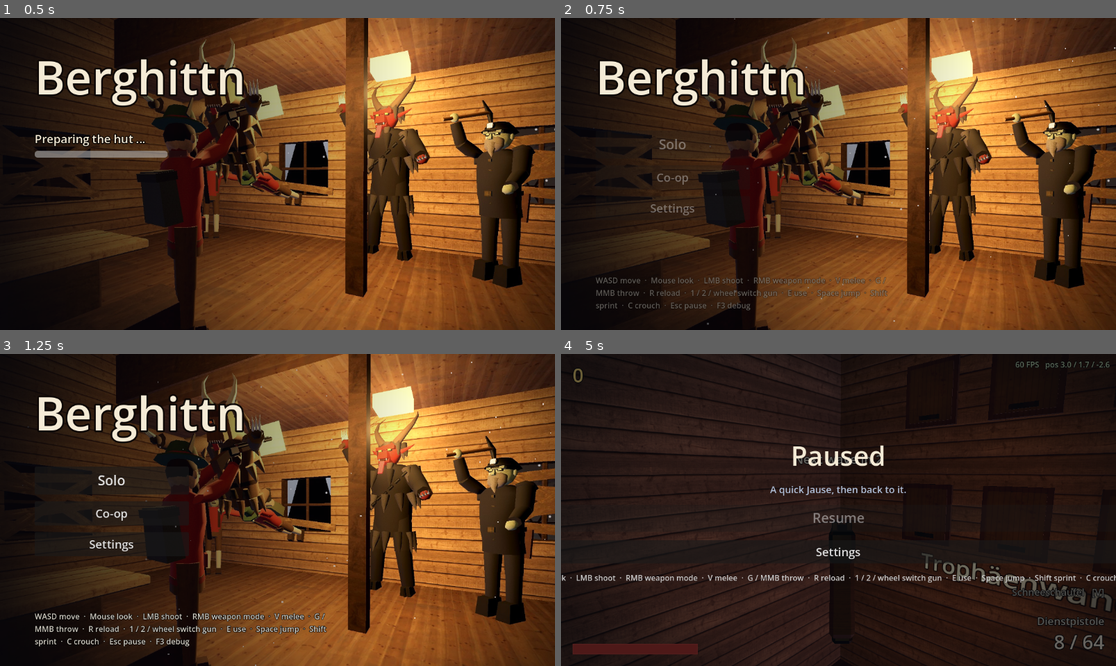
Above: before the commit, frames 1-4 (two rows, left to right).
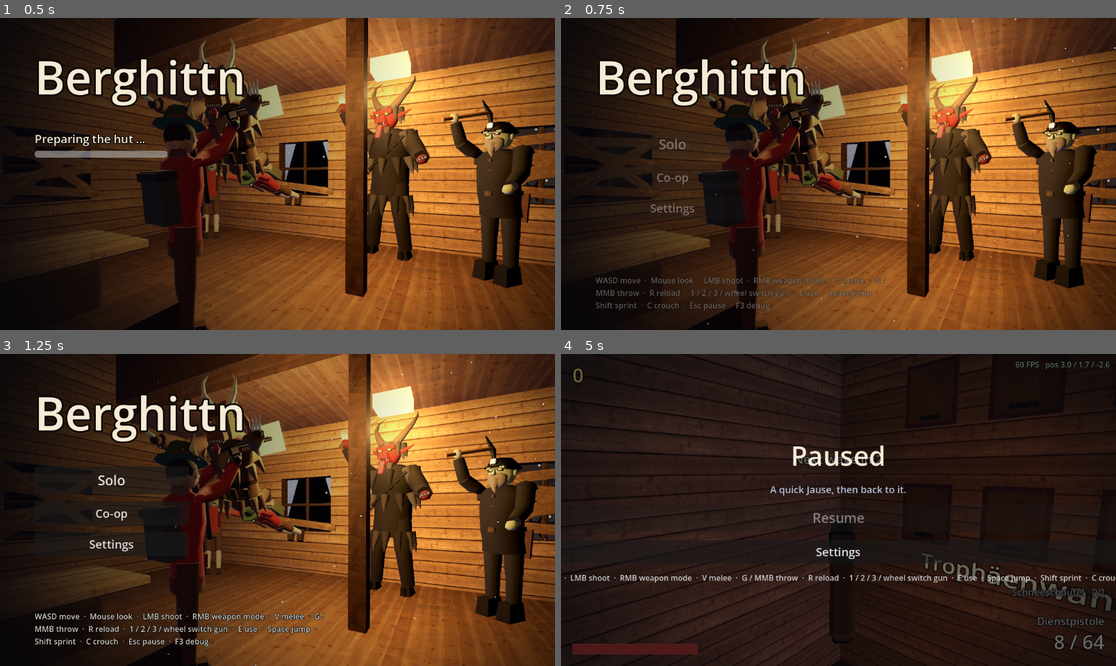
Above: after the commit, the same moments.

Repository: WiesnSims/Berghittn
Game: Godot game, scene res://scenes/main.tscn
The game is run twice, just before and just after one commit, with the same random seed, the same clock (stepped at 60 frames per second) and the same inputs.
Inputs (mouse positions are in pixels of both pictures, inside the frame that each line leads up to):
- Up to frame 1 (0.5 s): no input
- Up to frame 2 (0.75 s): move the mouse to (960, 158) at 0.52 s; hold D (move_right) from 0.53 s (still down); hold C (crouch) from 0.53 s (still down)
- Up to frame 3 (1.25 s): keep holding D (move_right); keep holding C (crouch); tap Space (jump) at 0.77, 1.07 s; click (399, 494) at 0.8 s
- Up to frame 4 (5 s): release D (move_right) at 1.25 s; release C (crouch) at 1.25 s; click "Solo" at 1.25 s; move the mouse to (810, 510) at 2.02 s; hold W (move_forward) from 2.03 s (still down); click (810, 510) at 2.1 s; tap Space (jump) at 2.27, 2.57, 3.77, 4.07, 4.52, 4.82 s; tap E (interact) at 2.3 s; move the mouse to (849, 503) at 2.77 s; hold E (interact) 2.78-3.53 s; tap V (melee) at 3.05, 3.6 s; move the mouse to (832, 516) at 3.52 s; right-click (832, 516) at 3.8 s; move the mouse to (877, 513) at 4.27 s; hold Right mouse button (secondary) from 4.28 s (still down); tap Shift (sprint) at 4.55 s; tap Escape (pause) at 4.9 s

Frame 1 is identical in both runs. In frame 2, 0.6% of the frame differs, in the area x 6-59%, y 87-94%; in frame 3, 0.9%; in frame 4, 1.1%, in the area x 0-100%, y 70-74%.

Commit message:
Die Kraxn: a third gun slot for 2500, hanging in the Matratzenlager (#95)
Bought once per match and never lost. Key 3 takes the third gun, and the
mouse wheel now steps back as well. In co-op the others see the Kraxn on
the hiker's back with the guns not in hand strapped to it.

Co-Authored-By: Claude Opus 5.5 <noreply@anthropic.com>

Diff:
--- a/data/strings_de.tres
+++ b/data/strings_de.tres
@@ -4,7 +4,7 @@
 locale = "de"
 messages = {
 [&"", &"UI_TITLE"]: [&"Berghittn"],
-[&"", &"UI_CONTROLS"]: [&"WASD gehen  ·  Maus schauen  ·  LMT schießen  ·  RMT Waffenmodus  ·  V Nahkampf  ·  G / MMT werfen  ·  R nachladen  ·  1 / 2 / Mausrad Waffe wechseln  ·  E benutzen  ·  Leertaste springen  ·  Shift sprinten  ·  C ducken  ·  Esc Pause  ·  F3 Debug"],
+[&"", &"UI_CONTROLS"]: [&"WASD gehen  ·  Maus schauen  ·  LMT schießen  ·  RMT Waffenmodus  ·  V Nahkampf  ·  G / MMT werfen  ·  R nachladen  ·  1 / 2 / 3 / Mausrad Waffe wechseln  ·  E benutzen  ·  Leertaste springen  ·  Shift sprinten  ·  C ducken  ·  Esc Pause  ·  F3 Debug"],
 [&"", &"UI_PAUSE_TITLE"]: [&"Pause"],
 [&"", &"UI_PAUSE_HINT"]: [&"A kurze Jausn, dann geht's weida."],
 [&"", &"UI_RESUME"]: [&"Weiter"],
@@ -254,5 +254,8 @@
 [&"", &"UI_DENGEL_NEED"]: [&"%s dengeln: %d Punkte nötig"],
 [&"", &"UI_DENGEL_COLD"]: [&"Die Esse is kalt bis Welle %d"],
 [&"", &"UI_DENGEL_WORKING"]: [&"Dei Waffe wird dengelt…"],
-[&"", &"UI_DENGEL_BUSY"]: [&"Da Schmied is beschäftigt"]
+[&"", &"UI_DENGEL_BUSY"]: [&"Da Schmied is beschäftigt"],
+[&"", &"UI_KRAXN"]: [&"E drücken: Kraxn umschnallen, für a dritte Waffe (%d)"],
+[&"", &"UI_KRAXN_NEED"]: [&"Kraxn: %d Punkte nötig"],
+[&"", &"EVENT_KRAXN"]: [&"Jetzt bist a richtiger Tragl!"]
 }
--- a/data/strings_en.tres
+++ b/data/strings_en.tres
@@ -4,7 +4,7 @@
 locale = "en"
 messages = {
 [&"", &"UI_TITLE"]: [&"Berghittn"],
-[&"", &"UI_CONTROLS"]: [&"WASD move  ·  Mouse look  ·  LMB shoot  ·  RMB weapon mode  ·  V melee  ·  G / MMB throw  ·  R reload  ·  1 / 2 / wheel switch gun  ·  E use  ·  Space jump  ·  Shift sprint  ·  C crouch  ·  Esc pause  ·  F3 debug"],
+[&"", &"UI_CONTROLS"]: [&"WASD move  ·  Mouse look  ·  LMB shoot  ·  RMB weapon mode  ·  V melee  ·  G / MMB throw  ·  R reload  ·  1 / 2 / 3 / wheel switch gun  ·  E use  ·  Space jump  ·  Shift sprint  ·  C crouch  ·  Esc pause  ·  F3 debug"],
 [&"", &"UI_PAUSE_TITLE"]: [&"Paused"],
 [&"", &"UI_PAUSE_HINT"]: [&"A quick Jause, then back to it."],
 [&"", &"UI_RESUME"]: [&"Resume"],
@@ -254,5 +254,8 @@
 [&"", &"UI_DENGEL_NEED"]: [&"Dengeln the %s: %d points needed"],
 [&"", &"UI_DENGEL_COLD"]: [&"The forge is cold until wave %d"],
 [&"", &"UI_DENGEL_WORKING"]: [&"Your weapon is being dengelt…"],
-[&"", &"UI_DENGEL_BUSY"]: [&"The Schmied is busy"]
+[&"", &"UI_DENGEL_BUSY"]: [&"The Schmied is busy"],
+[&"", &"UI_KRAXN"]: [&"Press E to strap on the Kraxn: a third gun (%d)"],
+[&"", &"UI_KRAXN_NEED"]: [&"Kraxn: %d points needed"],
+[&"", &"EVENT_KRAXN"]: [&"Jetzt bist a richtiger Tragl!"]
 }
--- a/project.godot
+++ b/project.godot
@@ -90,6 +90,10 @@
 "deadzone": 0.2,
 "events": [Object(InputEventKey,"physical_keycode":50)]
 }
+weapon_slot_3={
+"deadzone": 0.2,
+"events": [Object(InputEventKey,"physical_keycode":51)]
+}
 debug_points={
 "deadzone": 0.2,
 "events": [Object(InputEventKey,"physical_keycode":4194335)]
--- a/scenes/zones/lager.tscn
+++ b/scenes/zones/lager.tscn
@@ -11,6 +11,7 @@
 [ext_resource type="Material" path="res://assets/materials/linen.tres" id="tex_linen"]
 [ext_resource type="Material" path="res://assets/materials/wool_green.tres" id="tex_wool_green"]
 [ext_resource type="Material" path="res://assets/materials/wool_red.tres" id="tex_wool_red"]
+[ext_resource type="Script" path="res://scripts/zones/kraxn.gd" id="kraxn"]
 
 [sub_resource type="ArrayMesh" id="ArrayMesh_shy4f"]
 _surfaces = [{
@@ -325,6 +326,10 @@
 depth = 0.3
 material = ExtResource("1")
 
+[node name="Kraxn" type="Node3D" parent="."]
+transform = Transform3D(0, 0, -1, 0, 1, 0, 1, 0, 0, -10.95, 3.5, -9.3)
+script = ExtResource("kraxn")
+
 [node name="AmmoCrate" type="Node3D" parent="." unique_id=1820843952 instance=ExtResource("9")]
 transform = Transform3D(0, 0, -1, 0, 1, 0, 1, 0, 0, -11, 3.5, -7.6)
 script = ExtResource("11_shy4f")
--- a/scripts/chest/huettentruhe.gd
+++ b/scripts/chest/huettentruhe.gd
@@ -114,7 +114,7 @@
 			if buyer != _buyer:
 				return ""
 			# A melee weapon goes into the melee slot, in place of the shovel: never a gun swap.
-			var key: String = "UI_CHEST_TAKE" if offer.is_melee or buyer.weapons.gun_count() < Constants.GUN_SLOTS else "UI_CHEST_SWAP"
+			var key: String = "UI_CHEST_TAKE" if offer.is_melee or buyer.weapons.has_free_slot() else "UI_CHEST_SWAP"
 			return tr(key) % tr(offer.display_name)
 	return ""
 
--- a/scripts/constants.gd
+++ b/scripts/constants.gd
@@ -233,6 +233,14 @@
 
 # Weapons: carried gun slots (section 6) and the time to draw a gun after switching or buying.
 const GUN_SLOTS: int = 2
+## Die Kraxn in the Matratzenlager (#95): one gun slot more, for this many points.
+const KRAXN_COST: int = 2500
+## How high its foot board hangs on the wall (m).
+const KRAXN_HOOK_HEIGHT: float = 0.45
+## Where a hiker carries it (m, from their feet; +Z is their back), and how big the guns strapped
+## to it are drawn.
+const HIKER_KRAXN_AT: Vector3 = Vector3(0.0, 0.62, 0.2)
+const HIKER_STOWED_SCALE: float = 1.1
 const WEAPON_SWITCH_TIME: float = 0.45
 # Seconds from the end of a sprint until the raised gun can fire again (section 5: slower aiming).
 const SPRINT_TO_FIRE_TIME: float = 0.2
--- a/scripts/net/coop_players.gd
+++ b/scripts/net/coop_players.gd
@@ -41,7 +41,8 @@
 	Net.roster_changed.connect(_sync_roster)
 	Events.wave_started.connect(_on_wave_started.unbind(2))
 	_player.life_changed.connect(_on_own_life_changed)
-	_player.weapons.weapon_changed.connect(func(data: WeaponData) -> void: _held.rpc(String(data.id) if data else ""))
+	_player.weapons.weapon_changed.connect(_send_held.unbind(1))
+	_player.weapons.slots_changed.connect(_send_held.unbind(1))
 	_player.weapons.acted.connect(_on_acted)
 	_player.equipment.threw.connect(_on_threw)
 	_player.perks.triggered.connect(_on_perk)
@@ -278,16 +279,36 @@
 
 @rpc("any_peer", "call_remote", "reliable")
 func _ask_held() -> void:
-	var weapon: WeaponData = _player.weapons.weapon
-	_held.rpc_id(multiplayer.get_remote_sender_id(), String(weapon.id) if weapon else "")
-
-
-@rpc("any_peer", "call_remote", "reliable")
-func _held(weapon_id: String) -> void:
+	_send_held(multiplayer.get_remote_sender_id())
+
+
+## What our hiker carries, to everyone (or to `peer`): the gun in hand, and with the Kraxn (#95) the
+## Kraxn and the guns strapped to it (the others carried).
+func _send_held(peer: int = 0) -> void:
+	var weapons: WeaponHolder = _player.weapons
+	var stowed := PackedStringArray()
+	for data: WeaponData in weapons.stowed():
+		stowed.append(String(data.id))
+	var held: String = String(weapons.weapon.id) if weapons.weapon else ""
+	if peer == 0:
+		_held.rpc(held, weapons.has_kraxn(), ",".join(stowed))
+	else:
+		_held.rpc_id(peer, held, weapons.has_kraxn(), ",".join(stowed))
+
+
+@rpc("any_peer", "call_remote", "reliable")
+func _held(weapon_id: String, kraxn: bool, stowed_ids: String) -> void:
 	var remote: Remote = _remotes.get(multiplayer.get_remote_sender_id())
+	if remote == null:
+		return
 	# Empty hands ("" or anything that is not a gun): their gun is at the Dengelstock.
-	if remote:
-		remote.hiker.hold(_load(WEAPONS, weapon_id) as WeaponData)
+	remote.hiker.hold(_load(WEAPONS, weapon_id) as WeaponData)
+	var stowed: Array[WeaponData] = []
+	for id: String in stowed_ids.split(",", false).slice(0, Constants.GUN_SLOTS + 1):
+		var data := _load(WEAPONS, id) as WeaponData
+		if data:
+			stowed.append(data)
+	remote.hiker.carry(kraxn, stowed)
 
 
 ## Their gun went off (or their melee weapon swung, struck, or went into its held mode), from `aim`.
--- a/scripts/net/hiker.gd
+++ b/scripts/net/hiker.gd
@@ -31,6 +31,9 @@
 var _hands: Node3D
 var _gun: Node3D
 var _guns: Dictionary = {}
+# Die Kraxn on their back (#95), with the guns they carry but do not hold strapped to it.
+var _kraxn: Node3D
+var _stowed: Node3D
 
 
 func _ready() -> void:
@@ -95,6 +98,34 @@
 		_gun.visible = true
 
 
+## Die Kraxn on their back (or not), with `stowed` strapped to it, barrels up.
+func carry(kraxn: bool, stowed: Array[WeaponData]) -> void:
+	if not kraxn:
+		if _kraxn:
+			_kraxn.visible = false
+		return
+	if _kraxn == null:
+		_kraxn = Kraxn.model()
+		_kraxn.position = Constants.HIKER_KRAXN_AT
+		# Straps to their back, the load side out.
+		_kraxn.rotation.y = PI
+		rig.add_child(_kraxn)
+	_kraxn.visible = true
+	if _stowed:
+		_stowed.queue_free()
+	_stowed = Node3D.new()
+	_kraxn.add_child(_stowed)
+	for i: int in stowed.size():
+		if stowed[i].viewmodel == null:
+			continue
+		var gun: Node3D = WeaponPickup.model_of(stowed[i])
+		gun.scale = Vector3.ONE * Constants.HIKER_STOWED_SCALE
+		# Standing on the foot board, muzzle up, one on each side.
+		gun.rotation = Vector3(PI * 0.5, 0.0, 0.0)
+		gun.position = Vector3(-0.12 + 0.24 * (i % 2), 0.1, -0.06)
+		_stowed.add_child(gun)
+
+
 ## Their look up or down (rad), for the gun in their hands.
 func aim(pitch: float) -> void:
 	if _hands:
--- a/scripts/weapons/weapon_holder.gd
+++ b/scripts/weapons/weapon_holder.gd
@@ -13,6 +13,8 @@
 ## The melee weapon on V changed (a melee wall-buy or the Hüttentruhe). It is never in hand, so the HUD
 ## has to say so (play-test #65: a Goaßl from the chest seemed to vanish).
 signal melee_changed(data: WeaponData)
+## The Kraxn was strapped on: one gun slot more (#95).
+signal slots_changed(count: int)
 ## Emitted when a shot hit an enemy, for the hit marker.
 signal hit_confirmed(is_headshot: bool, killed: bool)
 ## Co-op (M7): something the others should see (a shot, a swing, a held mode), for CoopPlayers to
@@ -43,6 +45,9 @@
 @export var ghost: bool = false
 ## Co-op (M7): downed, only the pistol is in hand; no switching, no melee (set_downed).
 var downed: bool = false
+## Gun slots: GUN_SLOTS, one more with die Kraxn on the back (#95). Kept for the whole match, going
+## down or bleeding out included.
+var slots: int = Constants.GUN_SLOTS
 var _starting_melee: WeaponData
 var _before_down: int = -1
 var _borrowed: bool = false
@@ -179,7 +184,7 @@
 		_select(owned)
 		return
 	var slot: GunSlot = _new_slot(data)
-	if _slots.size() < Constants.GUN_SLOTS or _current < 0:
+	if _slots.size() < slots or _current < 0:
 		_slots.append(slot)
 		_select(_slots.size() - 1)
 		return
@@ -431,6 +436,32 @@
 	return _slots.size()
 
 
+## A free slot for one more gun (a new one would not replace the one in hand).
+func has_free_slot() -> bool:
+	return _slots.size() < slots
+
+
+## Die Kraxn (#95): a third gun slot.
+func has_kraxn() -> bool:
+	return slots > Constants.GUN_SLOTS
+
+
+func add_kraxn() -> void:
+	if has_kraxn():
+		return
+	slots = Constants.GUN_SLOTS + 1
+	slots_changed.emit(slots)
+
+
+## The guns carried but not in hand, for the Kraxn on a hiker's back.
+func stowed() -> Array[WeaponData]:
+	var out: Array[WeaponData] = []
+	for i: int in _slots.size():
+		if i != _current:
+			out.append(_slots[i].data)
+	return out
+
+
 func is_reloading() -> bool:
 	return _reload_left > 0.0
 
@@ -489,12 +520,16 @@
 	# Here and not in _physics_process: wheel "presses" are released in the same frame and would be missed.
 	if ghost or Input.mouse_mode != Input.MOUSE_MODE_CAPTURED or _melee_left > 0.0 or _slots.size() < 2 or downed or weapon == null:
 		return
-	if event.is_action_pressed("weapon_next") or event.is_action_pressed("weapon_previous"):
+	if event.is_action_pressed("weapon_next"):
 		_select((_current + 1) % _slots.size())
+	elif event.is_action_pressed("weapon_previous"):
+		_select((_current + _slots.size() - 1) % _slots.size())
 	elif event.is_action_pressed("weapon_slot_1"):
 		_select(0)
 	elif event.is_action_pressed("weapon_slot_2"):
 		_select(1)
+	elif event.is_action_pressed("weapon_slot_3"):
+		_select(2)
 
 
 func _physics_process(delta: float) -> void:
--- a/scripts/zones/dengelstock.gd
+++ b/scripts/zones/dengelstock.gd
@@ -127,7 +127,7 @@
 			if player != _owner or for_melee != melee:
 				return ""
 			# A gun comes back into a free slot, or in place of the one in hand.
-			var key: String = "UI_CHEST_TAKE" if melee or player.weapons.gun_count() < Constants.GUN_SLOTS else "UI_CHEST_SWAP"
+			var key: String = "UI_CHEST_TAKE" if melee or player.weapons.has_free_slot() else "UI_CHEST_SWAP"
 			return tr(key) % tr(result.display_name)
 	return ""
 
--- /dev/null
+++ b/scripts/zones/kraxn.gd
@@ -0,0 +1,82 @@
+class_name Kraxn
+extends Node3D
+## Die Kraxn (#95, user request 2026-10-24): the wooden carrying frame Alm farmers haul hay and wood
+## on, hanging on a hook in the Matratzenlager. Strapped on (KRAXN_COST, once a match, every player
+## their own) it carries a third gun. Nothing takes it away again: not going down, not bleeding out.
+## In co-op the others see it on the hiker's back with the guns not in hand strapped to it.
+## Local -Z faces into the room; the origin sits on the floor against the wall.
+
+const WOOD: Material = preload("res://assets/materials/wood_dark.tres")
+const STRAP: Material = preload("res://assets/materials/wool_red.tres")
+
+## Bought with one press, not held.
+var interact_repeat: float = 0.0
+
+
+func _ready() -> void:
+	add_to_group("interactables")
+	var frame: Node3D = model()
+	frame.position = Vector3(0.0, Constants.KRAXN_HOOK_HEIGHT, -0.12)
+	add_child(frame)
+	# The hook it hangs from.
+	var hook := MeshInstance3D.new()
+	var peg := CylinderMesh.new()
+	peg.top_radius = 0.025
+	peg.bottom_radius = 0.025
+	peg.height = 0.2
+	hook.mesh = peg
+	hook.material_override = WOOD
+	hook.rotation.x = PI * 0.5
+	hook.position = Vector3(0.0, Constants.KRAXN_HOOK_HEIGHT + 1.05, -0.08)
+	add_child(hook)
+
+
+## The frame on its own, its foot board at the origin, the straps on the +Z side (towards the back
+## that carries it). For the hook and for the hikers.
+static func model() -> Node3D:
+	var root := Node3D.new()
+	# Two uprights, a little wider at the foot.
+	for side: float in [-1.0, 1.0]:
+		var post := _part(Vector3(0.05, 1.1, 0.05), Vector3(side * 0.2, 0.55, 0.0), WOOD)
+		post.rotation.z = side * 0.04
+		root.add_child(post)
+		# A shoulder strap, from the top down to the middle.
+		root.add_child(_part(Vector3(0.05, 0.6, 0.015), Vector3(side * 0.13, 0.72, 0.06), STRAP))
+	# Cross bars, and the foot board things stand on.
+	for y: float in [0.3, 0.62, 0.95]:
+		root.add_child(_part(Vector3(0.44, 0.04, 0.04), Vector3(0.0, y, 0.0), WOOD))
+	root.add_child(_part(Vector3(0.48, 0.04, 0.3), Vector3(0.0, 0.02, -0.13), WOOD))
+	return root
+
+
+static func _part(size: Vector3, at: Vector3, material: Material) -> MeshInstance3D:
+	var part := MeshInstance3D.new()
+	var box := BoxMesh.new()
+	box.size = size
+	part.mesh = box
+	part.material_override = material
+	part.position = at
+	return part
+
+
+# Interactable interface (see Interactor).
+
+func get_interact_position() -> Vector3:
+	return to_global(Vector3(0.0, 1.0, -0.8))
+
+
+func get_interact_prompt(player: Node3D) -> String:
+	var buyer := player as Player
+	if buyer.weapons.has_kraxn():
+		return ""
+	var key: String = "UI_KRAXN" if buyer.points.can_afford(Constants.KRAXN_COST) else "UI_KRAXN_NEED"
+	return tr(key) % Constants.KRAXN_COST
+
+
+func interact(player: Node3D) -> void:
+	var buyer := player as Player
+	if buyer.weapons.has_kraxn() or not buyer.points.spend(Constants.KRAXN_COST):
+		return
+	buyer.weapons.add_kraxn()
+	Sound.play(&"buy")
+	Events.event_announced.emit(tr("EVENT_KRAXN"))
--- /dev/null
+++ b/tests/m9_kraxn.gd
@@ -0,0 +1,83 @@
+extends Node
+## Run: godot --headless --fixed-fps 60 res://tests/m9_kraxn.tscn
+## Headless check of die Kraxn (#95) on the real main scene: it hangs in the Matratzenlager; strapped
+## on for 2500 it gives a third gun slot, so a third gun no longer replaces the one in hand; key 3
+## takes it; it stays through going down and bleeding out; it is bought once.
+
+const GUNS: Array[String] = ["jagdflinte", "stutzen"]
+
+var main: Node
+var player: Player
+var weapons: WeaponHolder
+var failures: Array[String] = []
+
+
+func _ready() -> void:
+	main = (load("res://scenes/main.tscn") as PackedScene).instantiate()
+	add_child(main)
+	_run()
+
+
+func _check(ok: bool, what: String) -> void:
+	print(("PASS " if ok else "FAIL ") + what)
+	if not ok:
+		failures.append(what)
+
+
+func _frames(count: int) -> void:
+	for i: int in count:
+		await get_tree().physics_frame
+
+
+func _run() -> void:
+	await _frames(3)
+	get_tree().paused = false
+	player = main.get_node("Player")
+	weapons = player.weapons
+	main.get_node("WaveManager").process_mode = Node.PROCESS_MODE_DISABLED
+	main.get_node("EventDirector").process_mode = Node.PROCESS_MODE_DISABLED
+	var kraxn := main.find_children("*", "Kraxn", true, false)[0] as Kraxn
+	_check(kraxn != null and kraxn.global_position.y > 3.4 and kraxn.global_position.x < -10.0, "die Kraxn hangs in the Matratzenlager")
+	var spot: Vector3 = kraxn.get_interact_position()
+	player.global_position = Vector3(spot.x, kraxn.global_position.y + 0.05, spot.z)
+	player.look_at(Vector3(kraxn.global_position.x, player.global_position.y, kraxn.global_position.z), Vector3.UP)
+	await _frames(5)
+	_check(player.interactor._target == kraxn and player.interactor._prompt == tr("UI_KRAXN_NEED") % Constants.KRAXN_COST, "too poor: \"%s\"" % player.interactor._prompt)
+	# Two guns first: a third one replaces the one in hand.
+	weapons.give_weapon(load("res://data/weapons/jagdflinte.tres"))
+	_check(not weapons.has_free_slot(), "without it: two guns and no room")
+	player.points.add(Constants.KRAXN_COST + 100)
+	await _frames(2)
+	_check(player.interactor._prompt == tr("UI_KRAXN") % Constants.KRAXN_COST, "\"%s\"" % player.interactor._prompt)
+	player.interactor._use()
+	await _frames(2)
+	_check(weapons.has_kraxn() and weapons.slots == 3 and player.points.total == 100, "strapped on for %d: three gun slots" % Constants.KRAXN_COST)
+	_check(player.interactor._prompt == "" or player.interactor._target != kraxn, "bought once")
+	_check(weapons.has_free_slot(), "room for a third gun")
+	weapons.give_weapon(load("res://data/weapons/stutzen.tres"))
+	_check(weapons.gun_count() == 3 and weapons.has_weapon(load("res://data/weapons/pistole.tres")) and weapons.has_weapon(load("res://data/weapons/jagdflinte.tres")),
+			"a third gun joins the others: pistol, Jagdflinte, Stutzen")
+	_check(not weapons.has_free_slot(), "then it is full again")
+	_check(weapons.stowed().size() == 2, "two guns ride on the Kraxn while one is in hand")
+	# Key 3, with real input where the mouse can be taken.
+	weapons._select(0)
+	await _frames(30)
+	Input.mouse_mode = Input.MOUSE_MODE_CAPTURED
+	if Input.mouse_mode == Input.MOUSE_MODE_CAPTURED:
+		var press := InputEventAction.new()
+		press.action = &"weapon_slot_3"
+		press.pressed = true
+		Input.parse_input_event(press)
+		await _frames(2)
+		_check(weapons.weapon.id == &"stutzen", "key 3 takes the third gun")
+	else:
+		print("(no mouse capture here: key 3 not checked)")
+	# Going down and bleeding out take nothing.
+	var pistol: WeaponData = load("res://data/weapons/pistole.tres")
+	weapons.set_downed(true, pistol)
+	weapons.set_downed(false, pistol)
+	_check(weapons.gun_count() == 3 and weapons.has_kraxn(), "going down takes nothing")
+	weapons.reset_loadout()
+	_check(weapons.has_kraxn() and weapons.slots == 3, "bled out and back: the Kraxn is still on")
+	print("RESULT: %s" % ("PASS" if failures.is_empty() else "%d FAILED" % failures.size()))
+	get_tree().quit(1 if failures.size() > 0 else 0)
--- /dev/null
+++ b/tests/m9_kraxn.tscn
@@ -0,0 +1,7 @@
+[gd_scene load_steps=2 format=3]
+
+[ext_resource type="Script" path="res://tests/m9_kraxn.gd" id="1"]
+
+[node name="M9Kraxn" type="Node"]
+process_mode = 3
+script = ExtResource("1")
--- a/tests/net_specials.gd
+++ b/tests/net_specials.gd
@@ -8,7 +8,7 @@
 ## tapped, the Tourist's Eisstöcke, each paid in the guest's own game, with the host's banners; an
 ## enemy's line (Gredn) picked by the host is heard and shown on the guest; the guest's gun goes on
 ## the Dengelstock with the host's word, the anvil is busy for the host meanwhile, and the guest's
-## hiker shows empty hands, then the Gendarmen-Pistole.
+## hiker shows empty hands, then the Gendarmen-Pistole; the guest's Kraxn shows on its back.
 
 const TIMEOUT: float = 25.0
 const ALPHORN: WeaponData = preload("res://data/weapons/alphorn.tres")
@@ -183,6 +183,19 @@
 	print("dengelstock: the guest's pistol forged with the host's word, busy for the host, back as the Gendarmen-Pistole")
 	if not await _sync("dengel"):
 		return false
+	# --- die Kraxn (#95): the guest's on its hiker's back, the guns not in hand strapped to it ---
+	if not host:
+		_player.weapons.add_kraxn()
+		_player.weapons.give_weapon(ALPHORN)
+		_player.weapons.give_weapon(preload("res://data/weapons/stutzen.tres"))
+		if _player.weapons.gun_count() != 3:
+			return _fail("the guest's Kraxn holds no third gun (%d)" % _player.weapons.gun_count())
+	else:
+		if not await _until(func() -> bool: return other._kraxn != null and other._kraxn.visible and other._stowed != null and other._stowed.get_child_count() == 2):
+			return _fail("the guest's hiker shows no Kraxn with two guns on it")
+	print("kraxn: on the guest's hiker, two guns strapped to it")
+	if not await _sync("kraxn"):
+		return false
 	# --- the Krampus-Rute drop: one, for whoever is first ---
 	if host:
 		WeaponPickup.spawn(RUTE, _player.global_position + Vector3.FORWARD * 3.0, _main)
Not shown, added: scripts/zones/kraxn.gd.uid
Not shown, added: tests/m9_kraxn.gd.uid
Not shown, changed: GAME_DESIGN.md
